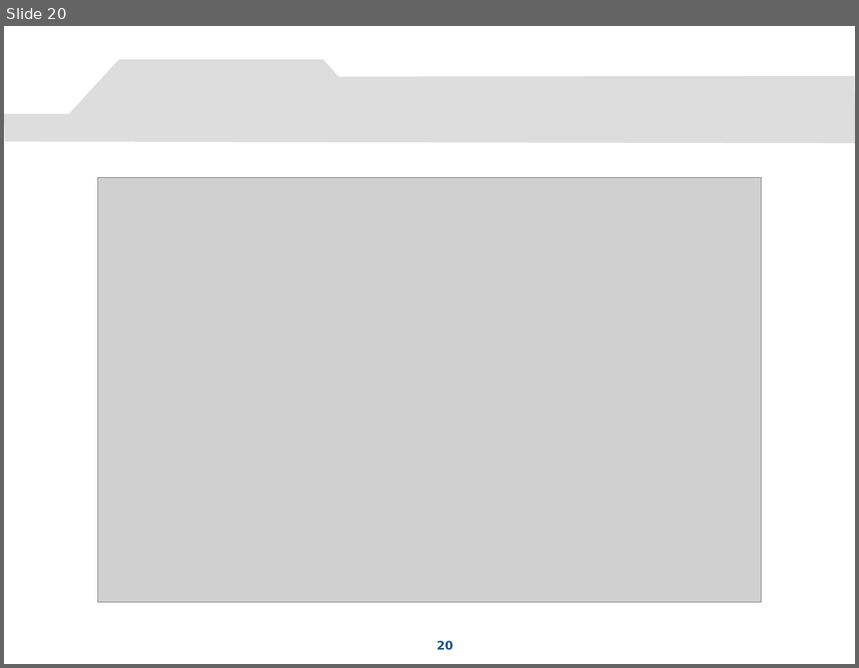
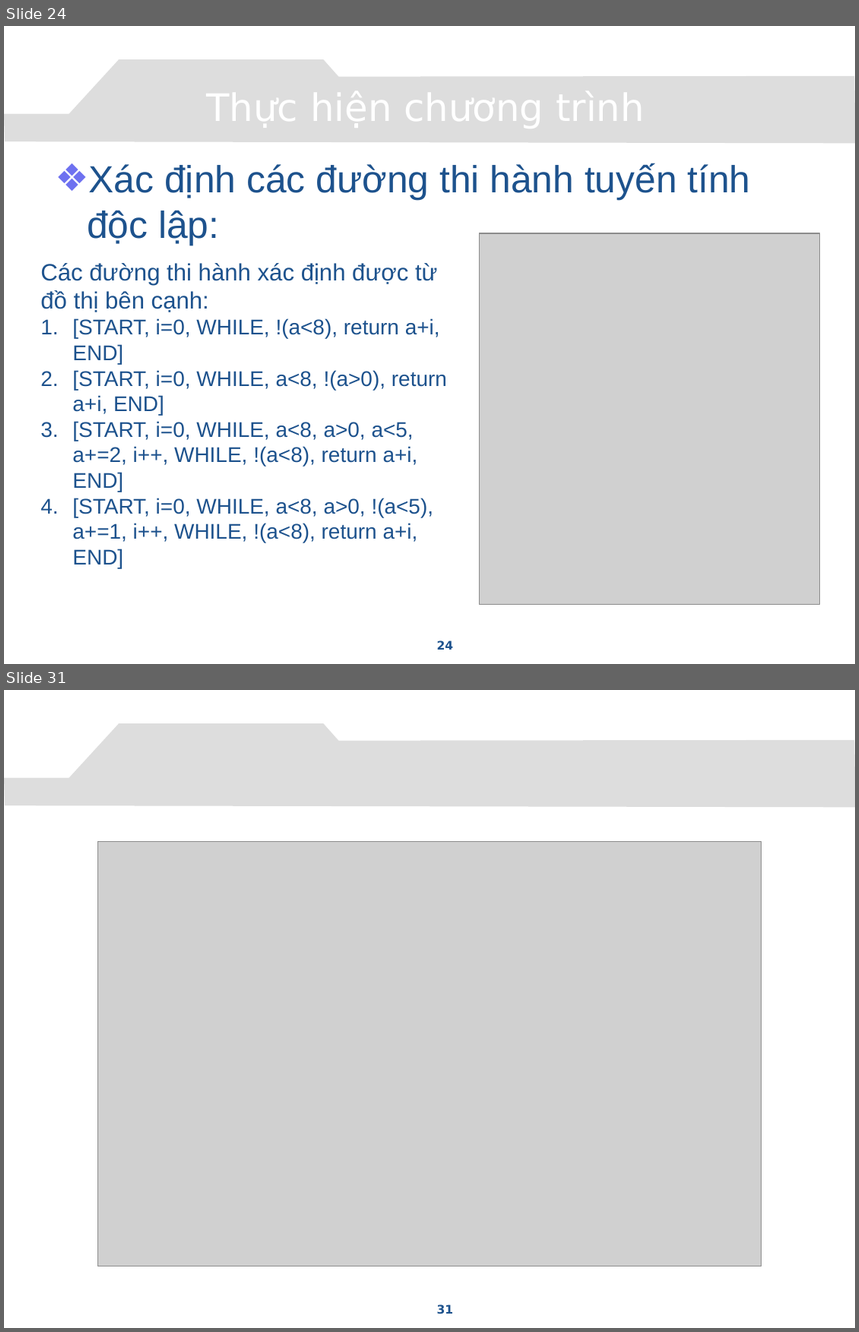
Before and after one commit to congcuong-cse/autotesting-lvtn, a slide deck: Document/Presentation.pptx. Shown one above the other, each under a label of ours: slide 20 before the commit, slides 24 and 31 after it; the slides between them are not shown. The pictures are 859x668 and 859x1332 pixels, drawn with LibreOffice and Linux fonts; fonts in the diff are those of the drawing; grey boxes stand for pictures; background and template pictures are left out. Boxes give left, top, right and bottom in pixels: in the first picture for what was removed or moved away, otherwise in the second. Text is boxed around its words. In the diff, an @@ line names an element or a change of style, - is before the commit and + after.

```diff
--- a/Document/Presentation.pptx
+++ b/Document/Presentation.pptx
@@ slide 24 added at bbox=[4, 26, 855, 664], background picture (left out); not listed: 1 template element that a slide beside it also shows @@
@@ title added at bbox=[61, 80, 791, 132], 32 pt, text #FFFFFF @@
+Thực hiện chương trình
@@ text added at bbox=[87, 163, 751, 246], 32 pt, text #1D528D @@
+❖ Xác định các đường thi hành tuyến tính độc lập:
@@ picture added at bbox=[479, 233, 819, 605] @@
@@ text added at bbox=[40, 263, 447, 569], 18 pt, text #1D528D @@
+Các đường thi hành xác định được từ đồ thị bên cạnh:
+1. [START, i=0, WHILE, !(a<8), return a+i, END]
+2. [START, i=0, WHILE, a<8, !(a>0), return a+i, END]
+3. [START, i=0, WHILE, a<8, a>0, a<5, a+=2, i++, WHILE, !(a<8), return a+i, END]
+4. [START, i=0, WHILE, a<8, a>0, !(a<5), a+=1, i++, WHILE, !(a<8), return a+i, END]
@@ page number added at bbox=[437, 641, 454, 650], 10 pt, text #1D528D, bold @@
+24
@@ what was slide 20 is now slide 31 @@
@@ page number at bbox=[437, 1305, 454, 1315]: text changed @@
-20
+31
```
Also in this commit, not shown: 12 slides changed, 10 other slides added.
